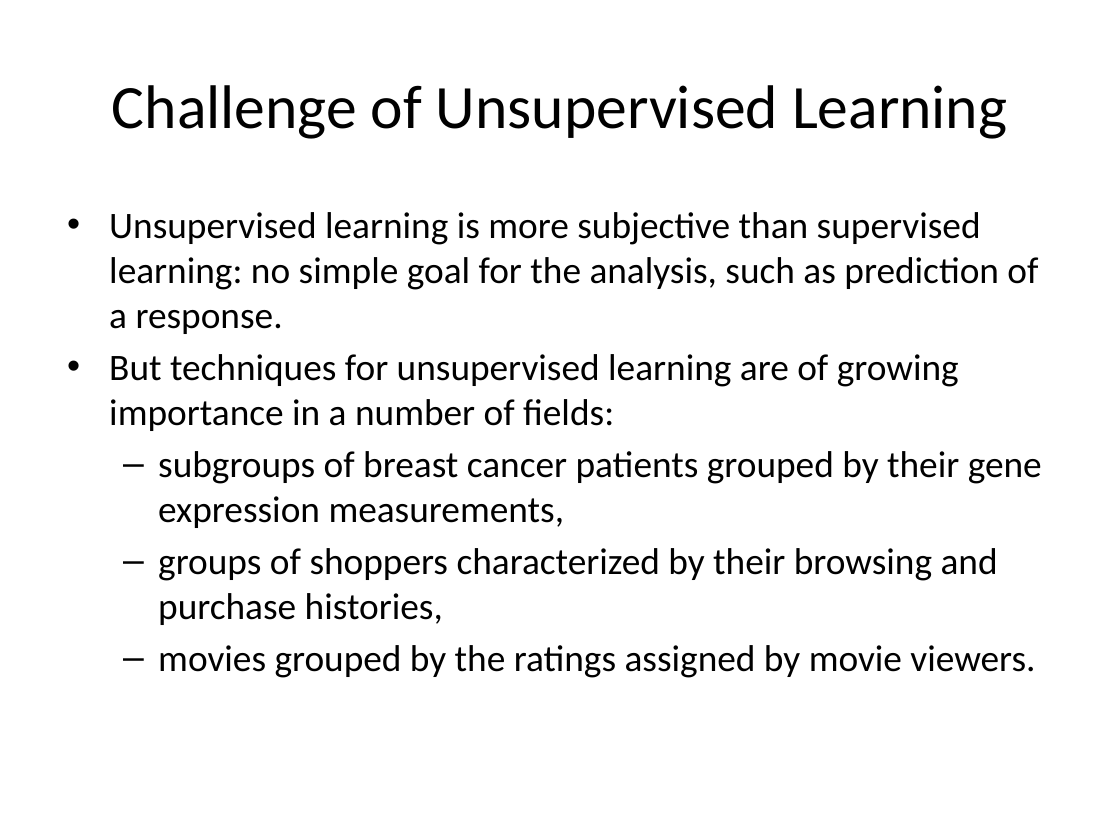
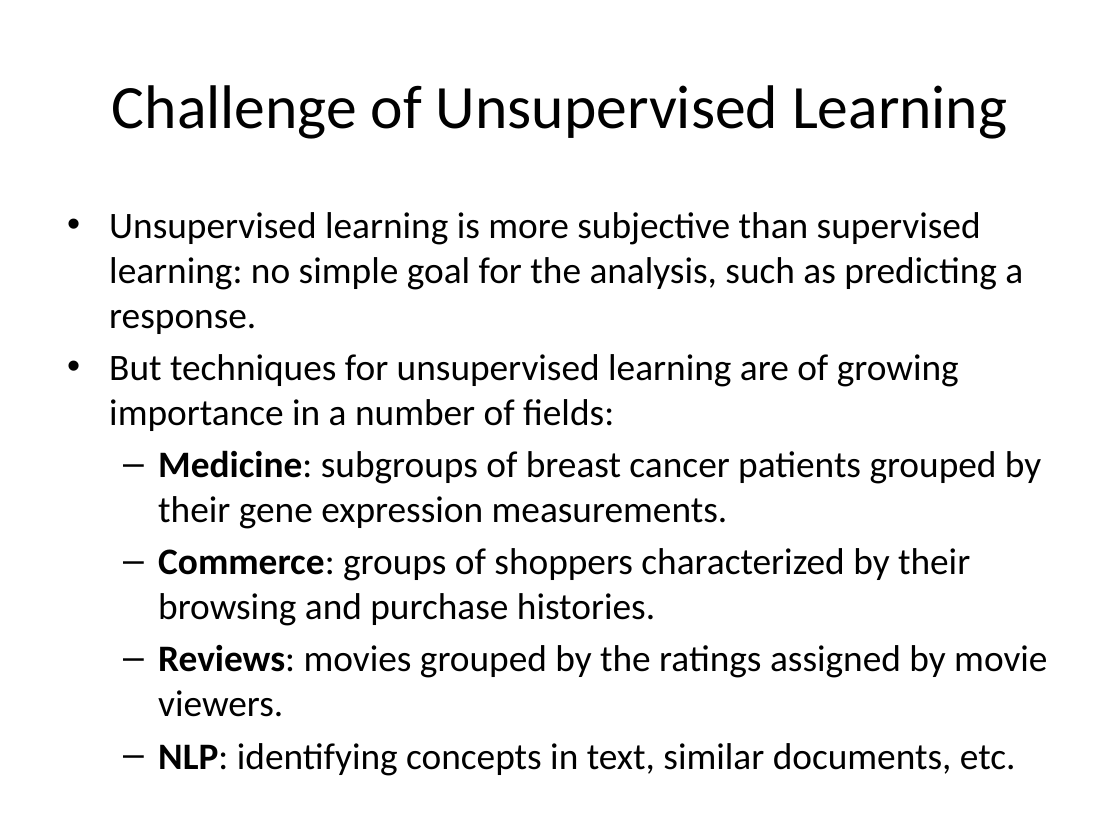
Before and after one commit to jayurbain/DataScienceIntro, a slide deck: slide 3 of slides/09_imensionality_reduction.pptx. Drawn at 1120x840 pixels with LibreOffice and Linux fonts; fonts in the diff are those of the drawing. Boxes give left, top, right and bottom in pixels: in the first picture for what was removed or moved away, otherwise in the second. Text is boxed around its words. In the diff, an @@ line names an element or a change of style, - is before the commit and + after.

```diff
--- a/slides/09_imensionality_reduction.pptx
+++ b/slides/09_imensionality_reduction.pptx
@@ text at (109, 212, 1023, 334): text changed @@
-• Unsupervised learning is more subjective than supervised learning: no simple goal for the analysis, such as prediction of a response.
+• Unsupervised learning is more subjective than supervised learning: no simple goal for the analysis, such as predicting a response.
@@ text at (158, 450, 1047, 769): text changed @@
-  – subgroups of breast cancer patients grouped by their gene expression measurements,
-  – groups of shoppers characterized by their browsing and purchase histories,
-  – movies grouped by the ratings assigned by movie viewers.
+  – Medicine: subgroups of breast cancer patients grouped by their gene expression measurements.
+  – Commerce: groups of shoppers characterized by their browsing and purchase histories.
+  – Reviews: movies grouped by the ratings assigned by movie viewers.
+  – NLP: identifying concepts in text, similar documents, etc.
```
Also in this commit, not shown: 11 other slides changed, 9 slides added, 1 slide removed, 5 other files.
